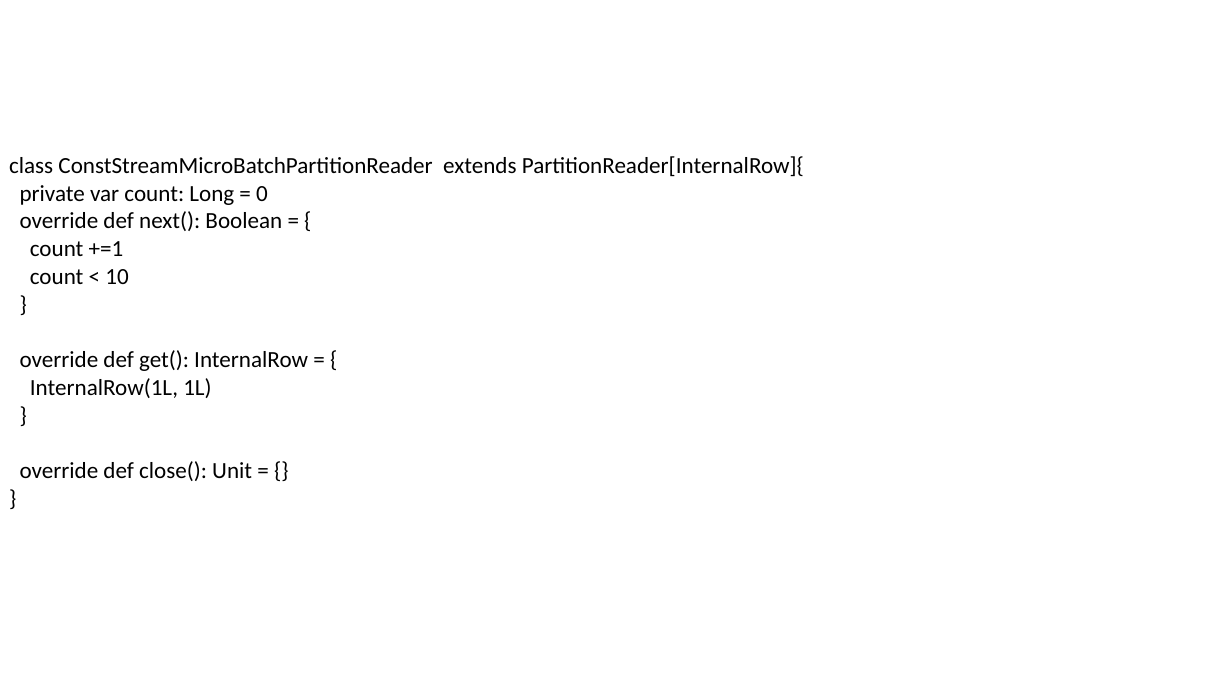
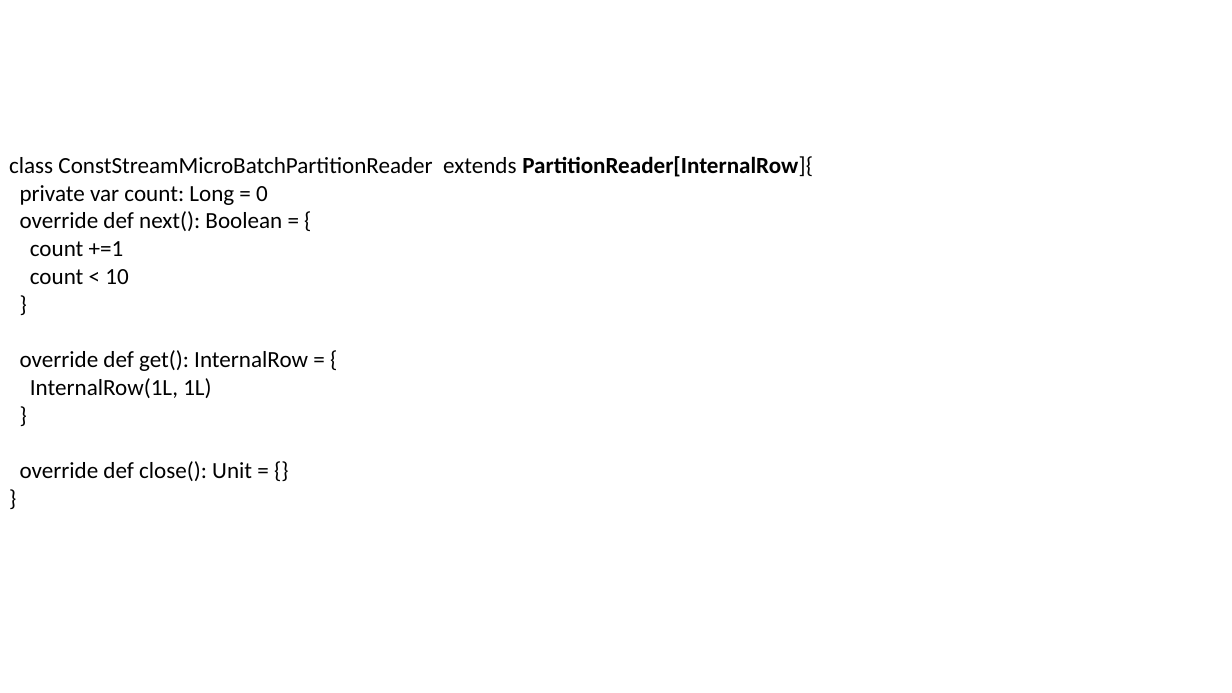
Before and after one commit to nkudinov/apache_spark_pptx, a slide deck: slide 11 of Spark_Custom_Stream_Sources_v2.pptx. Drawn at 1232x693 pixels with LibreOffice and Linux fonts; fonts in the diff are those of the drawing. Boxes give left, top, right and bottom in pixels: in the first picture for what was removed or moved away, otherwise in the second. Text is boxed around its words. In the diff, an @@ line names an element or a change of style, - is before the commit and + after.

Commit message:
add custom stream source v2

```diff
--- a/Spark_Custom_Stream_Sources_v2.pptx
+++ b/Spark_Custom_Stream_Sources_v2.pptx
@@ text at <box>9,156,813,177</box>: bold on in "PartitionReader[InternalRow]{" @@
```
Also in this commit, not shown: 1 other slide changed, 1 slide added.
